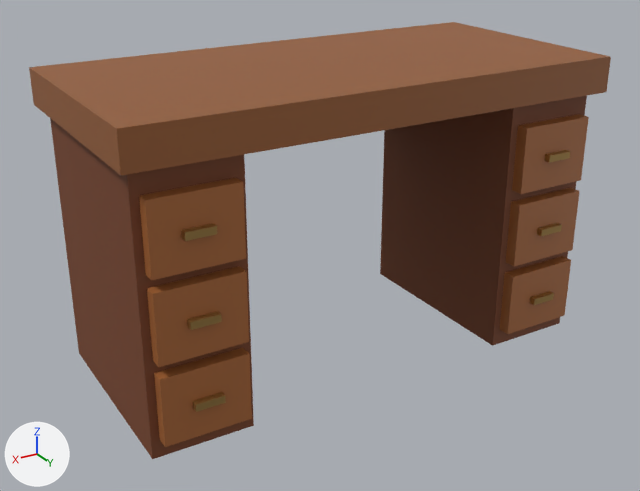
The glTF model laboratorio-ra/escrivaninha.glb as it was, and as the next commit left it.
Rendered twice from a 50 mm camera at (1.13, 1.846, 1.247) aimed at (0.033, 0.017, 0.332). The lights are fixed; the arrows at lower left show +X, +Y and +Z. The older version comes first. Vertices at exactly the same position are counted once.
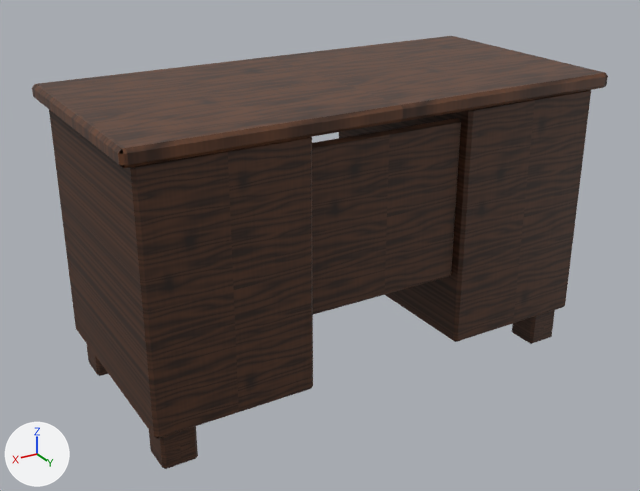
Commit message: A escrivaninha deixa de ser caixa e vira móvel

Changed parts and their boxes (x1, y1, x2, y2) in the pictures (640 x 491 px):
'Mesh_0', surface changed, reshaped: before (29, 22, 611, 459); after (32, 36, 608, 469)
part 1 of me_mesh_0, rebuilt (14% shorter): before (29, 22, 611, 175); after (32, 36, 608, 168)
part 2 of me_mesh_0, rebuilt (22% wider): before (380, 96, 587, 346); after (339, 90, 591, 342)
part 3 of me_mesh_0, rebuilt (29% wider): before (50, 118, 254, 459); after (49, 110, 313, 438)
part 4 of me_mesh_0, deleted: before (139, 114, 589, 412)
part 5 of me_mesh_0, built on: before (154, 256, 571, 447); after (86, 118, 555, 469)

Edits to the bpy script that builds the scene:
```text
Add img_image_2:
    img_image_2 = load_image('Image_2', '_unpacked/Image_2', 384, 384, 'sRGB')
Add img_image_1:
    img_image_1 = load_image('Image_1', '_unpacked/Image_1', 384, 384, 'sRGB')
Add img_image_0:
    img_image_0 = load_image('Image_0', '_unpacked/Image_0', 384, 384, 'sRGB')
Change mat_tampo:
    remove mat_tampo.base_color = (0.3, 0.105, 0.03)  # brown #955b30
    add mat_tampo.texture = img_image_0
    mat_tampo.roughness: 0.54 -> 0.42
Change mat_madeira:
    remove mat_madeira.base_color = (0.19, 0.055, 0.018)  # brown #794224
    add mat_madeira.texture = img_image_1
    mat_madeira.roughness: 0.68 -> 0.6
Change mat_gavetas:
    remove mat_gavetas.base_color = (0.38, 0.13, 0.035)  # brown #a66535
    add mat_gavetas.texture = img_image_2
    mat_gavetas.roughness: 0.5 -> 0.48
Change me_mesh_0:
    used by ob_mesh_0; location = (0.0, 0.0, 0.0)
    remove me_mesh_0.from_pydata(...)  # 128 vertices, 192 faces; spans x -0.64..0.64, y -0.31..0.319, z 0.04..0.805
    add me_mesh_0.from_pydata(...)  # 720 vertices, 1152 faces; spans x -0.64..0.64, y -0.316..0.315, z 0.0..0.765
    me_mesh_0 part 1: the loose piece of 8 vertices spanning x -0.64..0.64, y -0.31..0.31, z 0.715..0.805 is rebuilt with 24 vertices and now spans x -0.64..0.64, y -0.315..0.315, z 0.727..0.765
    me_mesh_0 part 2: the loose piece of 8 vertices spanning x -0.615..-0.365, y -0.27..0.27, z 0.04..0.74 is rebuilt with 24 vertices and now spans x -0.612..-0.212, y -0.292..0.292, z 0.1..0.727
    me_mesh_0 part 3: the loose piece of 8 vertices spanning x 0.365..0.615, y -0.27..0.27, z 0.04..0.74 is rebuilt with 24 vertices and now spans x 0.212..0.612, y -0.292..0.292, z 0.1..0.727
    me_mesh_0 part 4: 10 loose pieces with 80 vertices, spanning x -0.595..0.595, y 0.268..0.319, z 0.161..0.655, are deleted
    me_mesh_0 part 5: 24 vertices removed from x -0.595..0.595, y -0.28..0.303, z 0.085..0.7; 648 vertices added at x -0.597..0.597, y -0.316..0.273, z 0.0..0.717
```
